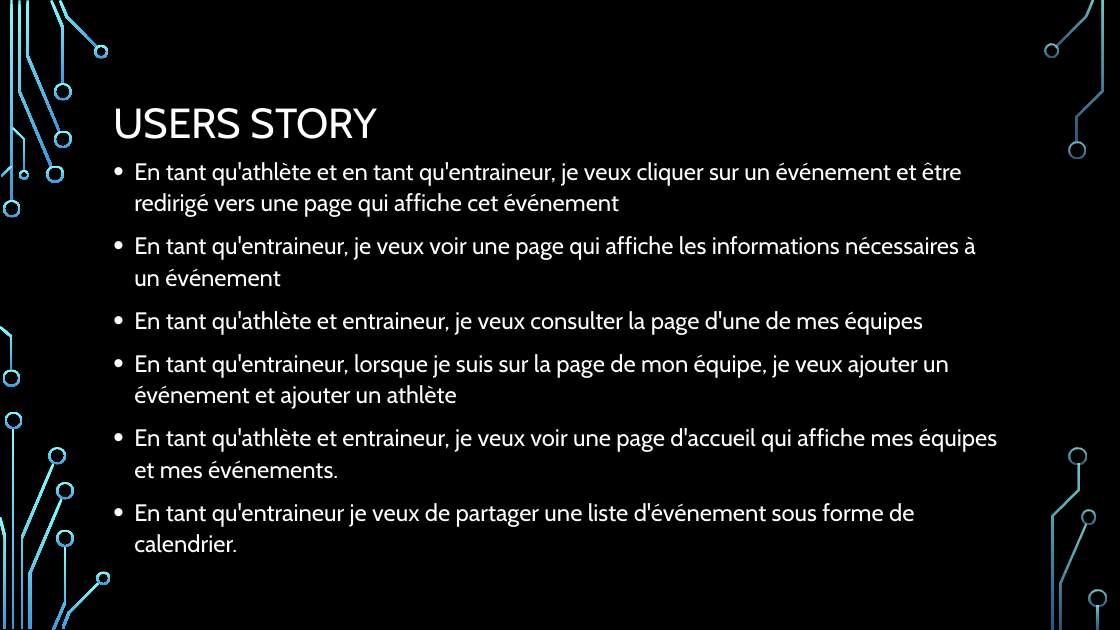
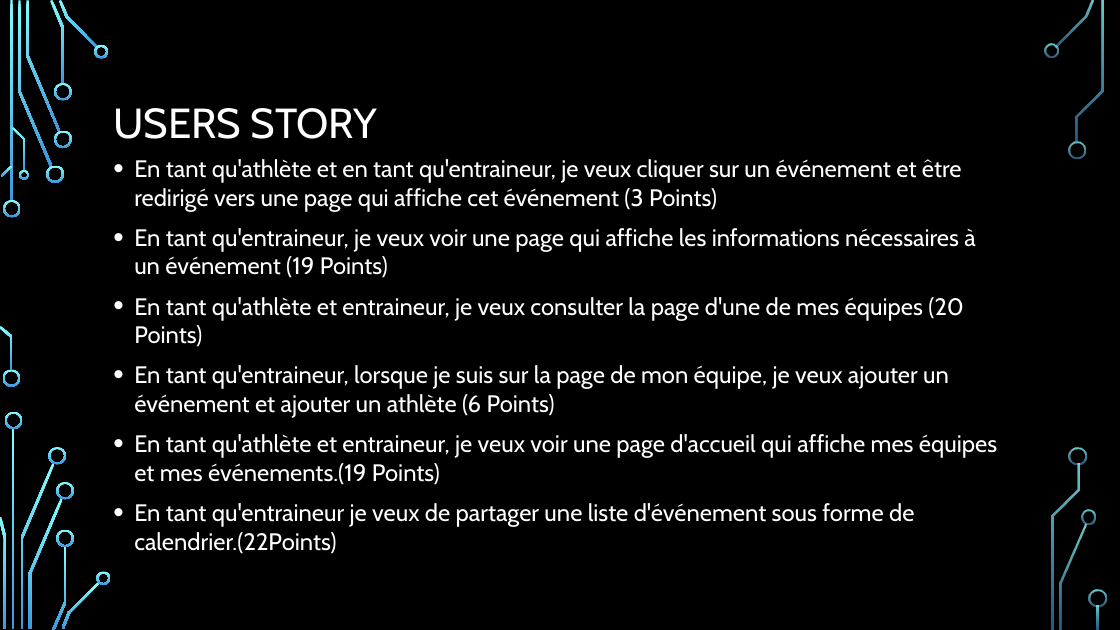
Before and after one commit to DFC-Informatique-Cegep-de-Sainte-Foy/GestionEquipesSportives, a slide deck: slide 2 of Documentation/Revue 3/Presentation_Revue_3.pptx. Drawn at 1120x630 pixels with LibreOffice and Linux fonts; fonts in the diff are those of the drawing; background and template pictures are left out. Boxes give left, top, right and bottom in pixels: in the first picture for what was removed or moved away, otherwise in the second. Text is boxed around its words. In the diff, an @@ line names an element or a change of style, - is before the commit and + after.

Commit message:
update

```diff
--- a/Documentation/Revue 3/Presentation_Revue_3.pptx
+++ b/Documentation/Revue 3/Presentation_Revue_3.pptx
@@ text at box(134, 159, 997, 527): text changed @@
-• En tant qu'athlète et en tant qu'entraineur, je veux cliquer sur un événement et être redirigé vers une page qui affiche cet événement
-• En tant qu'entraineur, je veux voir une page qui affiche les informations nécessaires à un événement
-• En tant qu'athlète et entraineur, je veux consulter la page d'une de mes équipes
-• En tant qu'entraineur, lorsque je suis sur la page de mon équipe, je veux ajouter un événement et ajouter un athlète
-• En tant qu'athlète et entraineur, je veux voir une page d'accueil qui affiche mes équipes et mes événements.
-• En tant qu'entraineur je veux de partager une liste d'événement sous forme de calendrier.
+• En tant qu'athlète et en tant qu'entraineur, je veux cliquer sur un événement et être redirigé vers une page qui affiche cet événement (3 Points)
+• En tant qu'entraineur, je veux voir une page qui affiche les informations nécessaires à un événement (19 Points)
+• En tant qu'athlète et entraineur, je veux consulter la page d'une de mes équipes (20 Points)
+• En tant qu'entraineur, lorsque je suis sur la page de mon équipe, je veux ajouter un événement et ajouter un athlète (6 Points)
+• En tant qu'athlète et entraineur, je veux voir une page d'accueil qui affiche mes équipes et mes événements.(19 Points)
+• En tant qu'entraineur je veux de partager une liste d'événement sous forme de calendrier.(22Points)
```
Also in this commit, not shown: 6 slides added, 1 slide removed.
